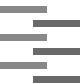
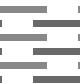
Layered file, before and after one edit (80x84). Changes by layer:
painted on "frame10" over (x1=0, y1=6, x2=80, y2=83)
